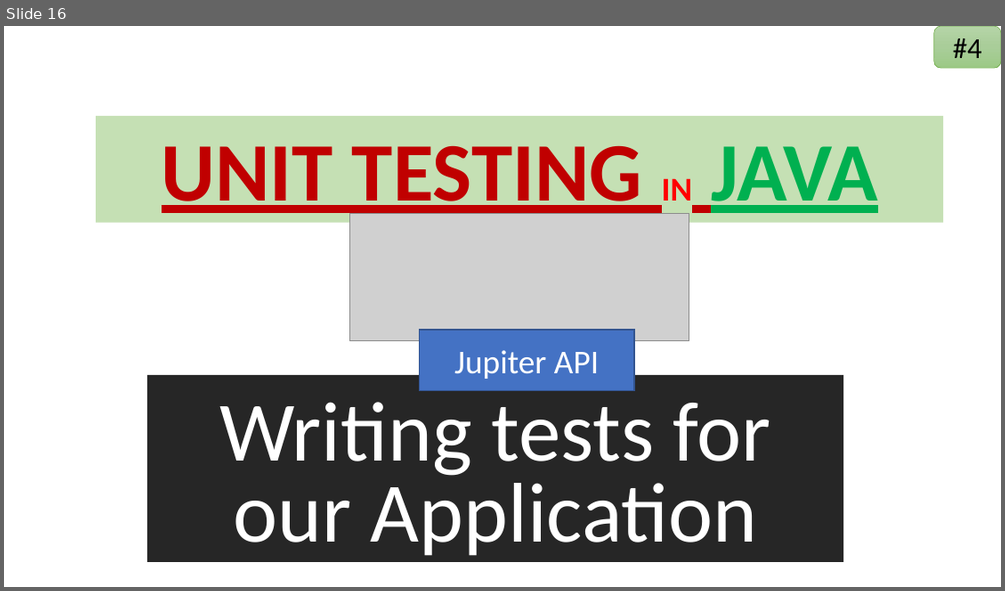
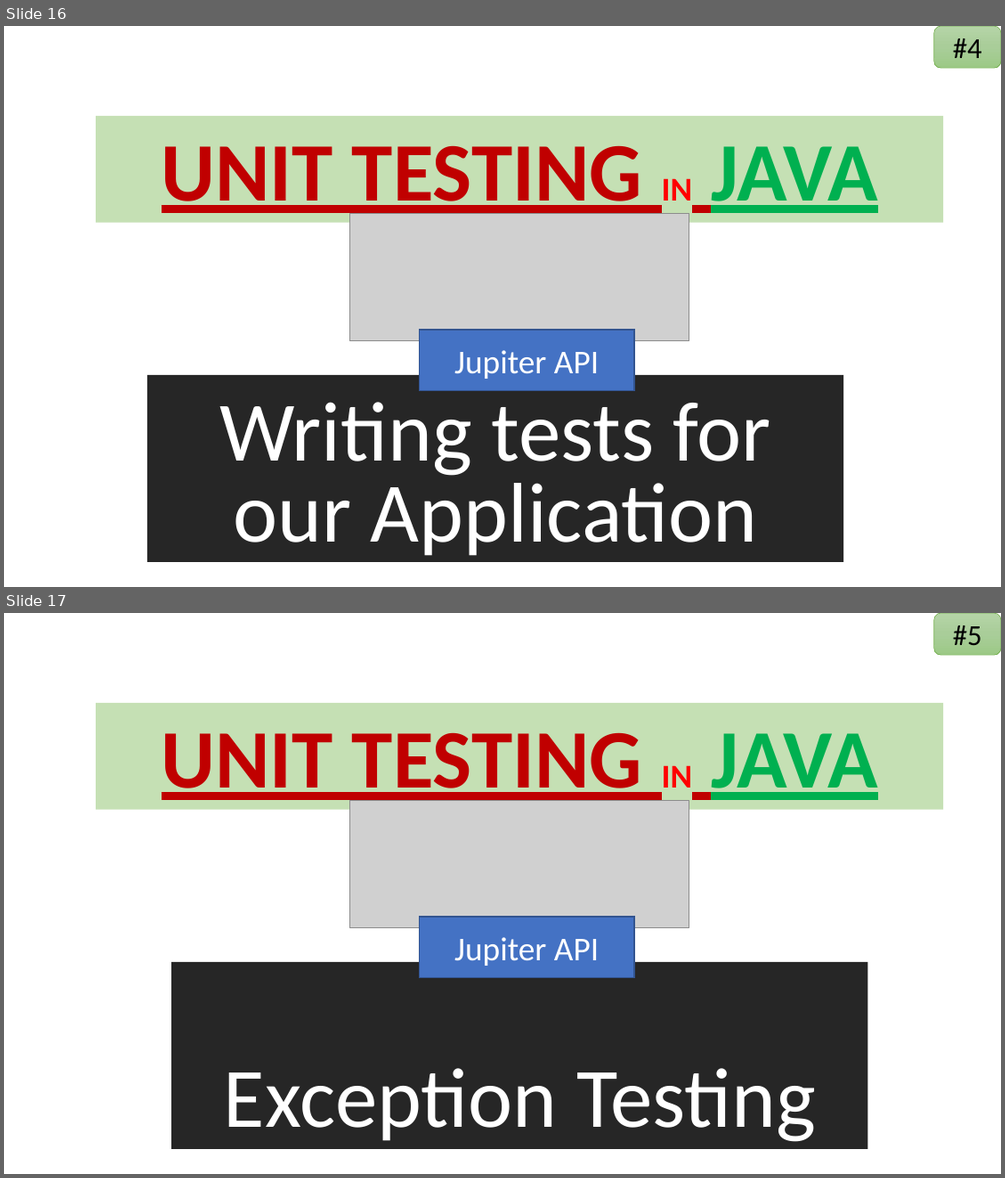
Before and after one commit to codefarm0/Microservices-Testing, a slide deck: UNIT TESTING IN JAVA.pptX. Shown one above the other, each under a label of ours: slide 16 before the commit, slides 16 and 17 after it. The pictures are 1005x591 and 1005x1178 pixels, drawn with LibreOffice and Linux fonts; fonts in the diff are those of the drawing; grey boxes stand for pictures. Boxes give left, top, right and bottom in pixels: in the first picture for what was removed or moved away, otherwise in the second. Text is boxed around its words. In the diff, an @@ line names an element or a change of style, - is before the commit and + after.

```diff
--- a/UNIT TESTING IN JAVA.pptX
+++ b/UNIT TESTING IN JAVA.pptX
@@ slide 17 added at [4, 613, 1001, 1174], background #FFFFFF @@
@@ rounded rectangle added at [934, 613, 1001, 655], fill gradient #B5D5A7 to #AACE9A to #9CC987, outline #70AD47 0.5 pt, 28 pt, text #000000 @@
+#5
@@ title added at [96, 703, 943, 810], fill #C5E0B4, 80 pt, text #C00000, bold, underline @@
+UNIT TESTING IN JAVA
@@ picture added at [349, 800, 689, 928] @@
@@ rectangle added at [419, 916, 634, 977], fill #4472C4, outline #325491 1 pt, 32 pt, text #FFFFFF @@
+Jupiter API
@@ rectangle added at [171, 962, 867, 1149], fill #262626, 81.4 pt, text #FFFFFF @@
+Exception Testing
```
Also in this commit, not shown: 4 other slides added, 3 other files.
